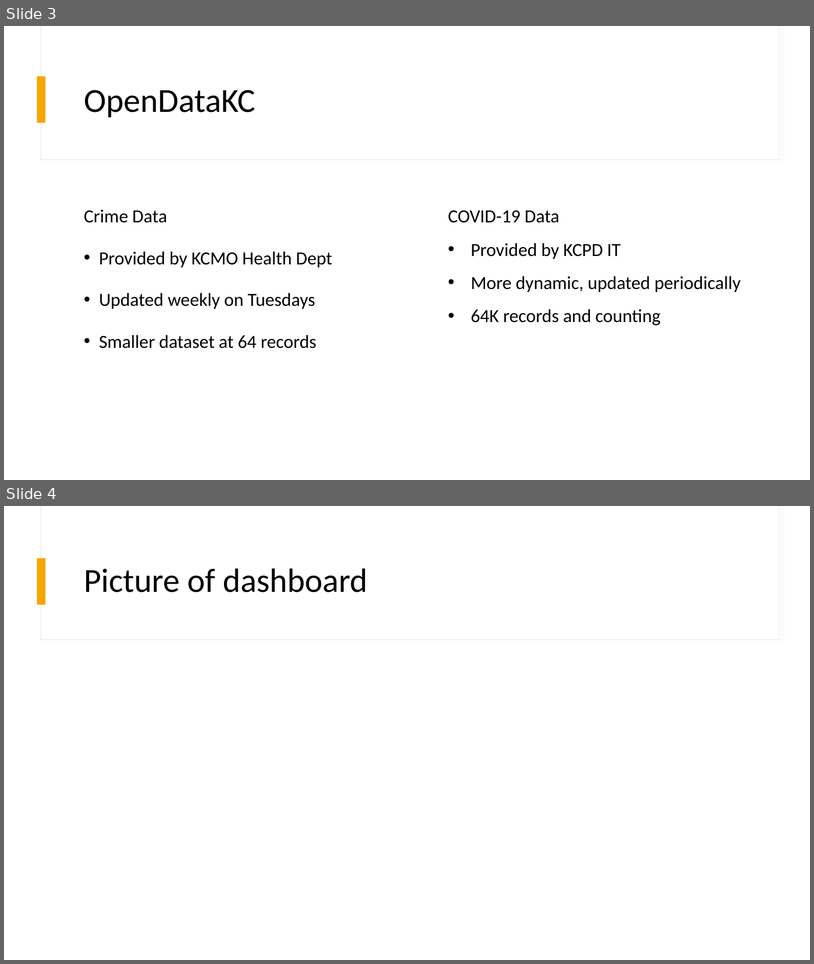
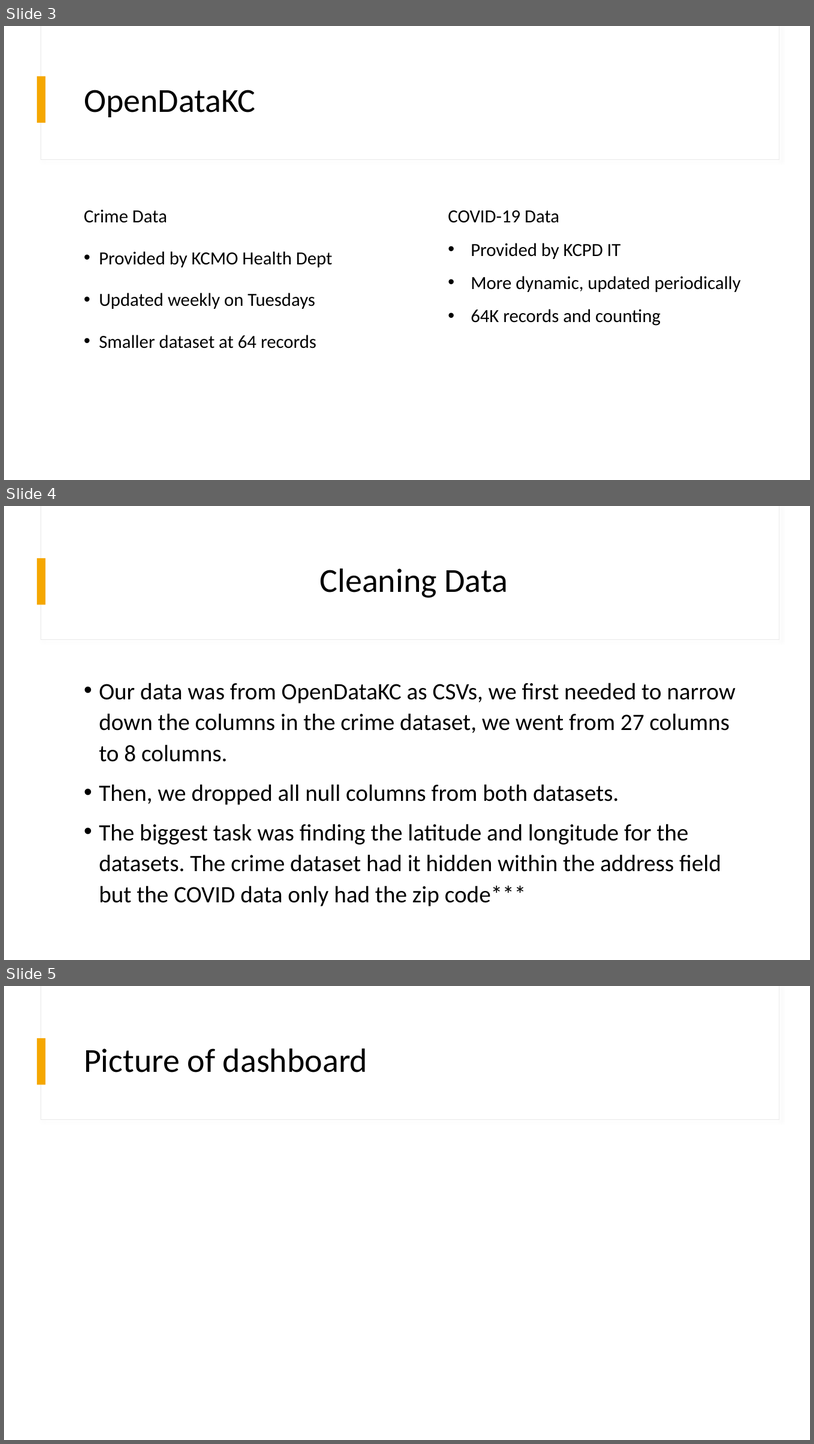
Before and after one commit to CecilyGriffin/CrimeVSCOVID-KC, a slide deck: ETL PROJECT POWERPOINT.pptx. Shown one above the other, each under a label of ours: slides 3 and 4 before the commit, slides 3, 4 and 5 after it. The pictures are 814x964 and 814x1444 pixels, drawn with LibreOffice and Linux fonts; fonts in the diff are those of the drawing. Boxes give left, top, right and bottom in pixels: in the first picture for what was removed or moved away, otherwise in the second. Text is boxed around its words. In the diff, an @@ line names an element or a change of style, - is before the commit and + after.

```diff
--- a/ETL PROJECT POWERPOINT.pptx
+++ b/ETL PROJECT POWERPOINT.pptx
@@ slide 4 added at (4,506,810,960), background #FFFFFF; not listed: 3 template elements that a slide beside it also shows @@
@@ title added at (320,568,508,598), 40 pt, text #000000 @@
+Cleaning Data
@@ text added at (99,682,735,906), 28 pt, text #000000 @@
+• Our data was from OpenDataKC as CSVs, we first needed to narrow down the columns in the crime dataset, we went from 27 columns to 8 columns.
+• Then, we dropped all null columns from both datasets.
+• The biggest task was finding the latitude and longitude for the datasets. The crime dataset had it hidden within the address field but the COVID data only had the zip code***
@@ what was slide 4 is now slide 5 @@
```
Also in this commit, not shown: 1 other slide added, 1 slide removed, 2 other files.
